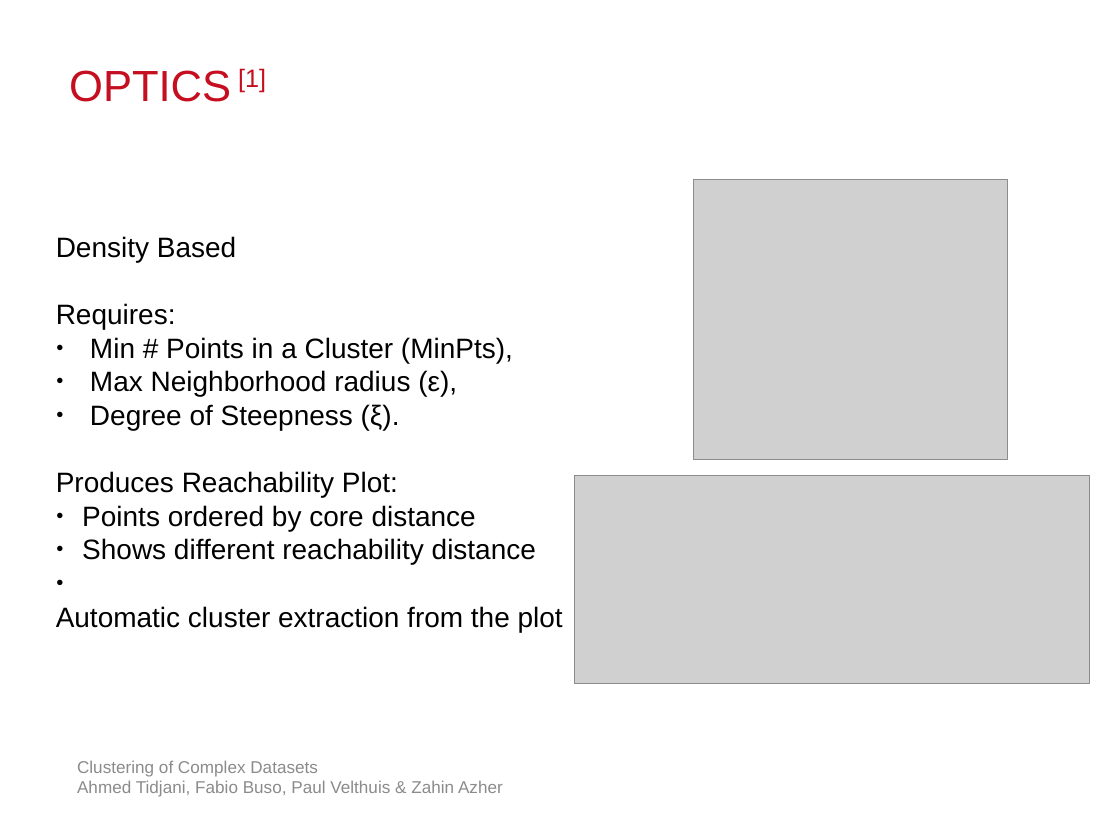
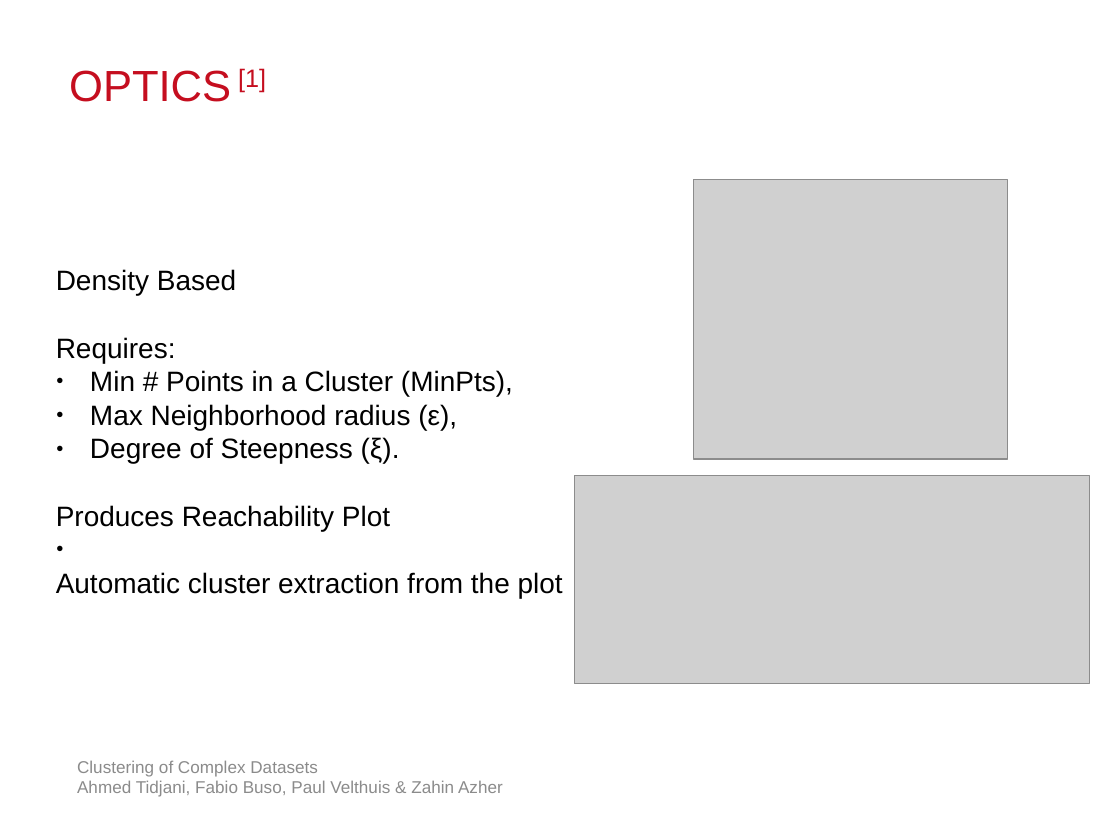
Before and after one commit to atidjani/IoSL_Clustering, a slide deck: slide 6 of Presentations/Milestone.pptx (slide 4 before the commit). Drawn at 1120x840 pixels with LibreOffice and Linux fonts; fonts in the diff are those of the drawing; grey boxes stand for pictures; background and template pictures are left out. Boxes give left, top, right and bottom in pixels: in the first picture for what was removed or moved away, otherwise in the second. Text is boxed around its words. In the diff, an @@ line names an element or a change of style, - is before the commit and + after.

Commit message:
mod presentation

```diff
--- a/Presentations/Milestone.pptx
+++ b/Presentations/Milestone.pptx
@@ text at <box>56,505,390,531</box>: text changed @@
-Produces Reachability Plot:
-● Points ordered by core distance
-● Shows different reachability distance
+Produces Reachability Plot
```
Also in this commit, not shown: 3 other slides changed, 1 slide added.
